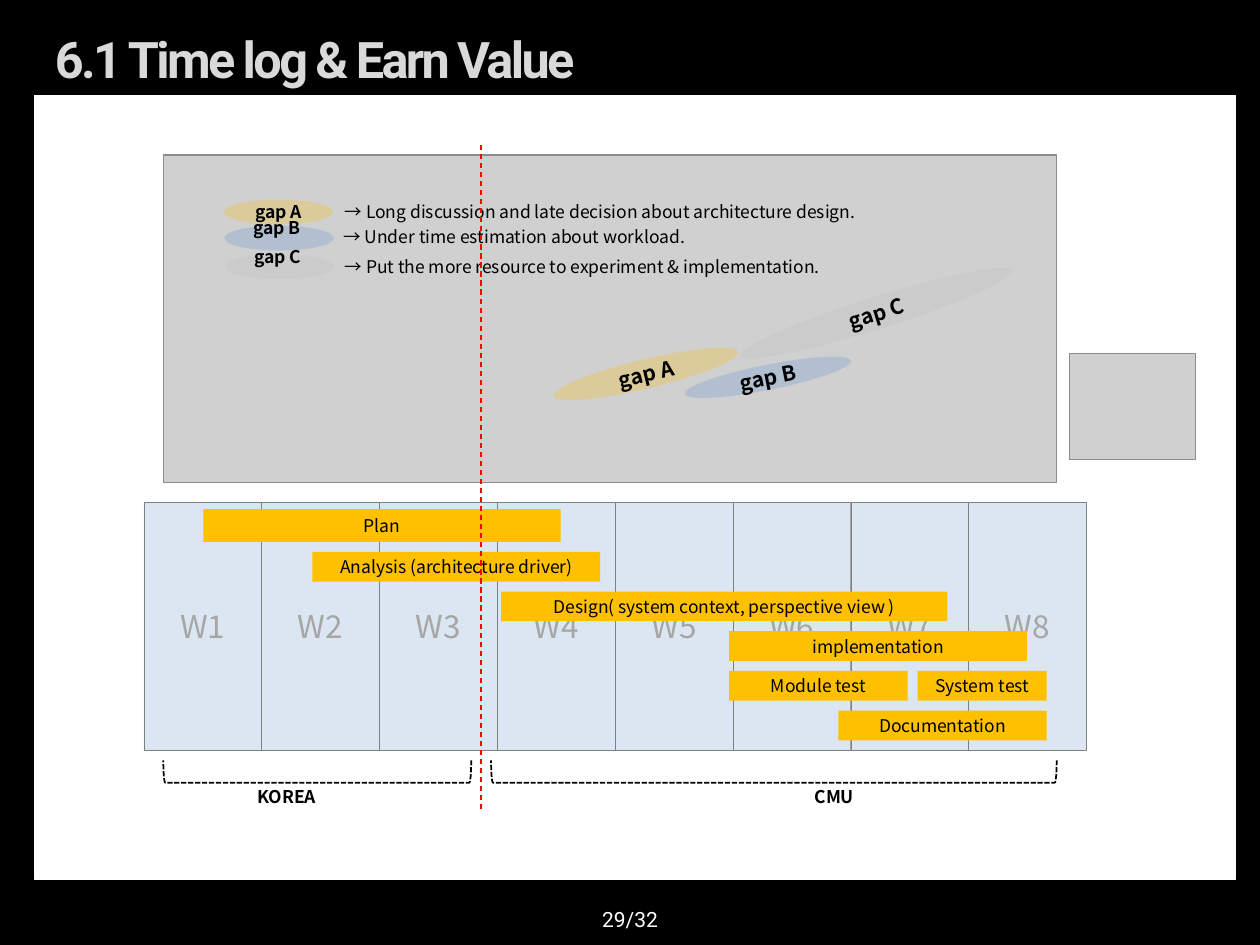
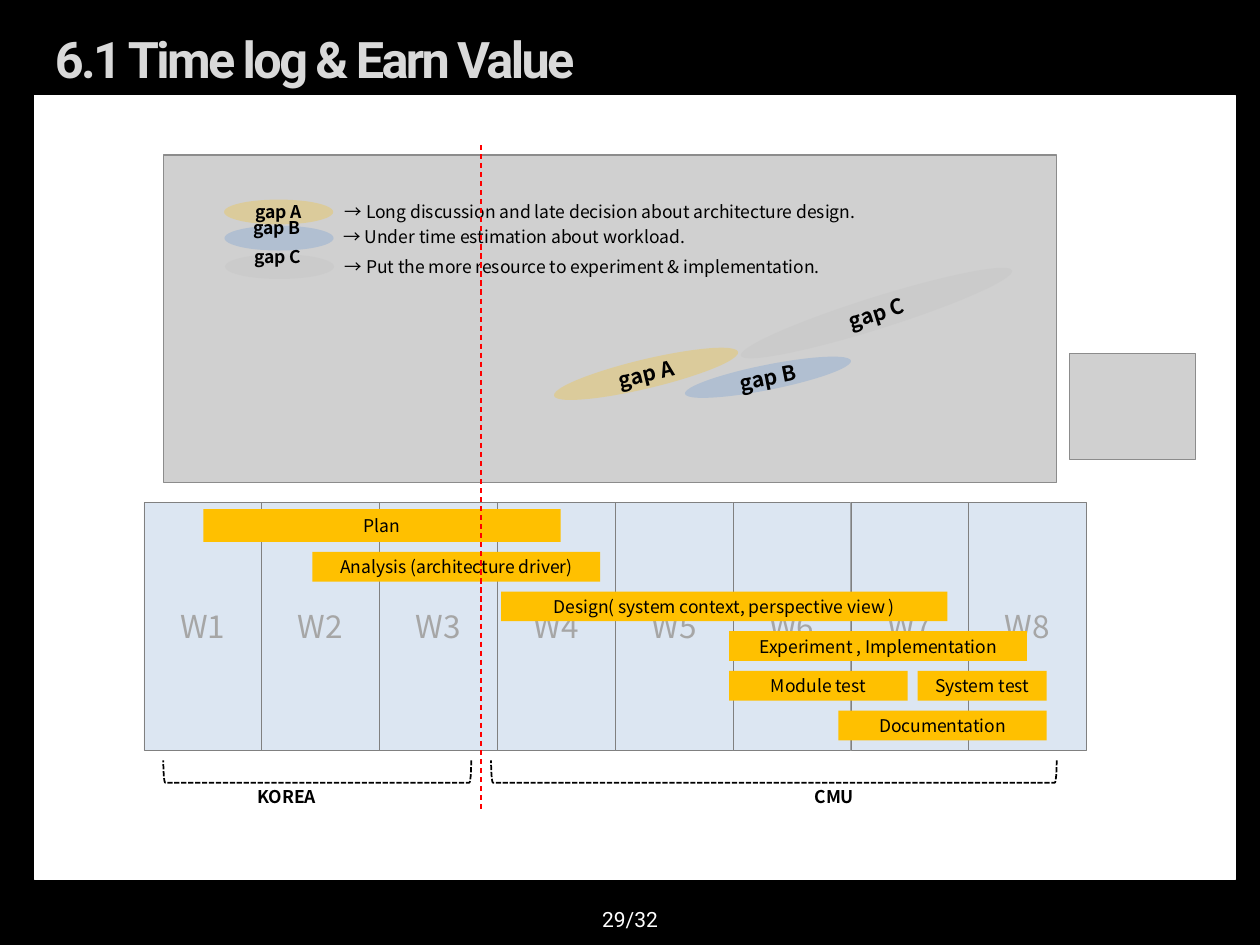
Before and after one commit to youkkwon/smarthome, a slide deck: slide 29 of doc/Docs/IoT System Final Presentation_0624.pptx. Drawn at 1260x945 pixels with LibreOffice and Linux fonts; fonts in the diff are those of the drawing; grey boxes stand for pictures; background and template pictures are left out. Boxes give left, top, right and bottom in pixels: in the first picture for what was removed or moved away, otherwise in the second. Text is boxed around its words. In the diff, an @@ line names an element or a change of style, - is before the commit and + after.

```diff
--- a/doc/Docs/IoT System Final Presentation_0624.pptx
+++ b/doc/Docs/IoT System Final Presentation_0624.pptx
@@ text in rectangle at bbox=[759, 639, 996, 657]: text changed @@
-implementation
+Experiment , Implementation
```
Also in this commit, not shown: 1 other slide changed.
